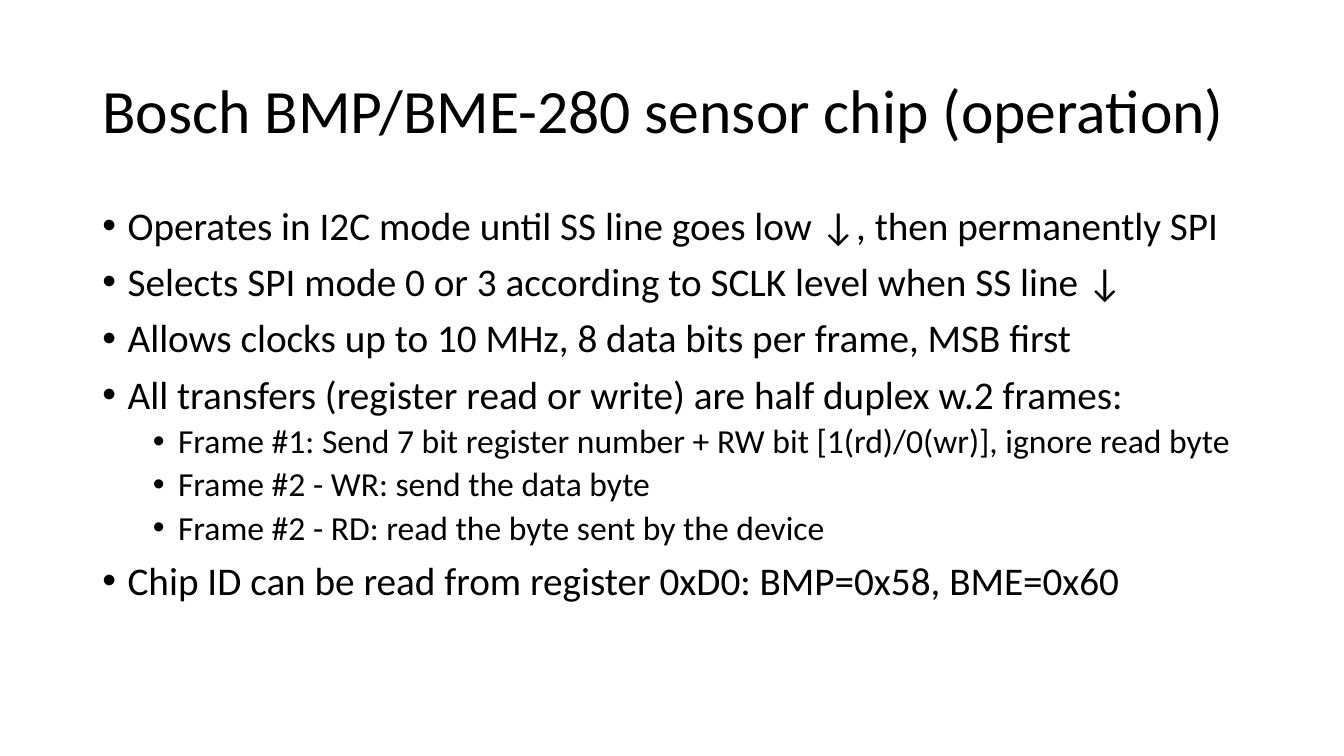
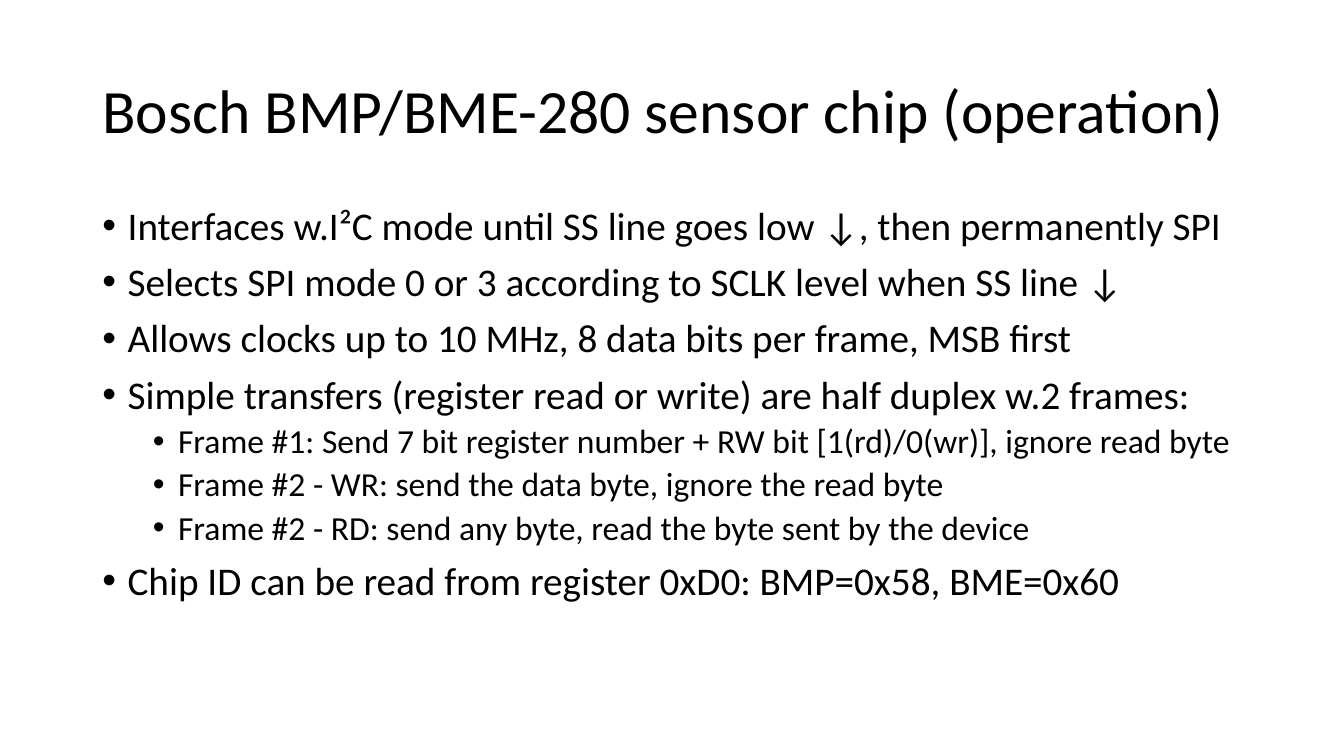
Before and after one commit to EmbeddedSystemClass/FinalProject5381, a slide deck: slide 18 of Final Project 5381.pptx. Drawn at 1344x756 pixels with LibreOffice and Linux fonts; fonts in the diff are those of the drawing. Boxes give left, top, right and bottom in pixels: in the first picture for what was removed or moved away, otherwise in the second. Text is boxed around its words. In the diff, an @@ line names an element or a change of style, - is before the commit and + after.

```diff
--- a/Final Project 5381.pptx
+++ b/Final Project 5381.pptx
@@ text at bbox=[128, 209, 1221, 247]: text changed @@
-• Operates in I2C mode until SS line goes low ↓, then permanently SPI
+• Interfaces w.I²C mode until SS line goes low ↓, then permanently SPI
@@ text at bbox=[128, 380, 1189, 416]: text changed @@
-• All transfers (register read or write) are half duplex w.2 frames:
+• Simple transfers (register read or write) are half duplex w.2 frames:
@@ text at bbox=[178, 472, 1029, 546]: text changed @@
-  • Frame #2 - WR: send the data byte
-  • Frame #2 - RD: read the byte sent by the device
+  • Frame #2 - WR: send the data byte, ignore the read byte
+  • Frame #2 - RD: send any byte, read the byte sent by the device
```
Also in this commit, not shown: 7 other slides changed, 2 other files.
